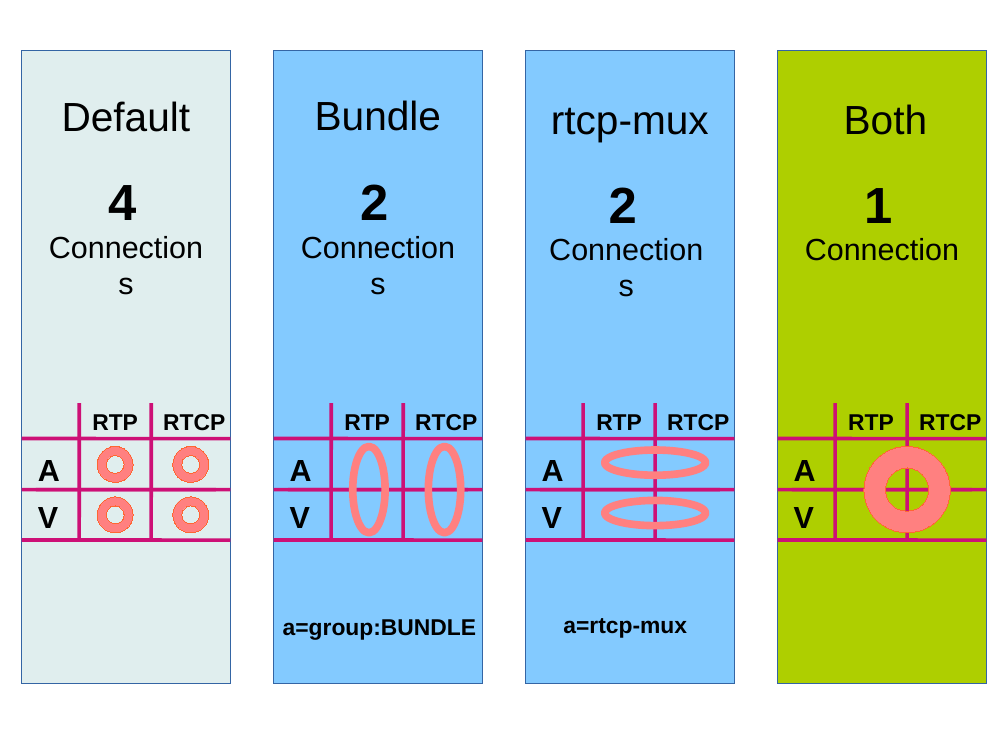
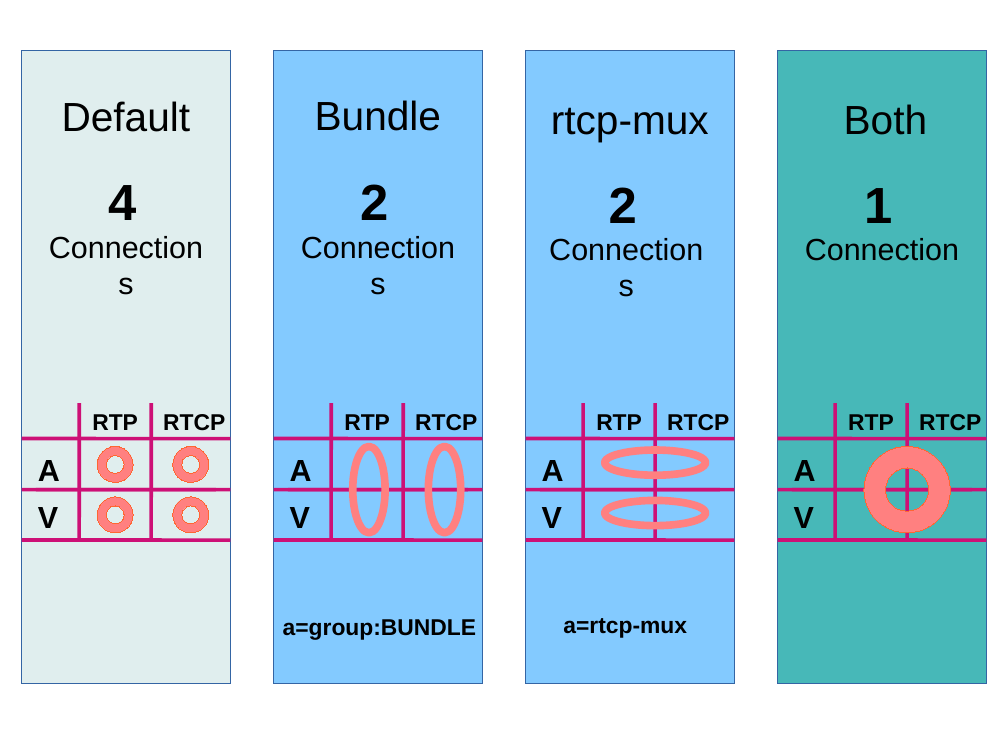
Before and after one commit to misi/codelab, a slide deck: slide 1 of source/img/rtcp-mux_bundle.odp. Drawn at 1008x756 pixels with LibreOffice and Linux fonts; fonts in the diff are those of the drawing. Boxes give left, top, right and bottom in pixels: in the first picture for what was removed or moved away, otherwise in the second. Text is boxed around its words. In the diff, an @@ line names an element or a change of style, - is before the commit and + after.

```diff
--- a/source/img/rtcp-mux_bundle.odp
+++ b/source/img/rtcp-mux_bundle.odp
@@ rectangle at [777,50,986,684]: fill #AECF00 to #47B8B8 @@
```
Also in this commit, not shown: 1 other file.
